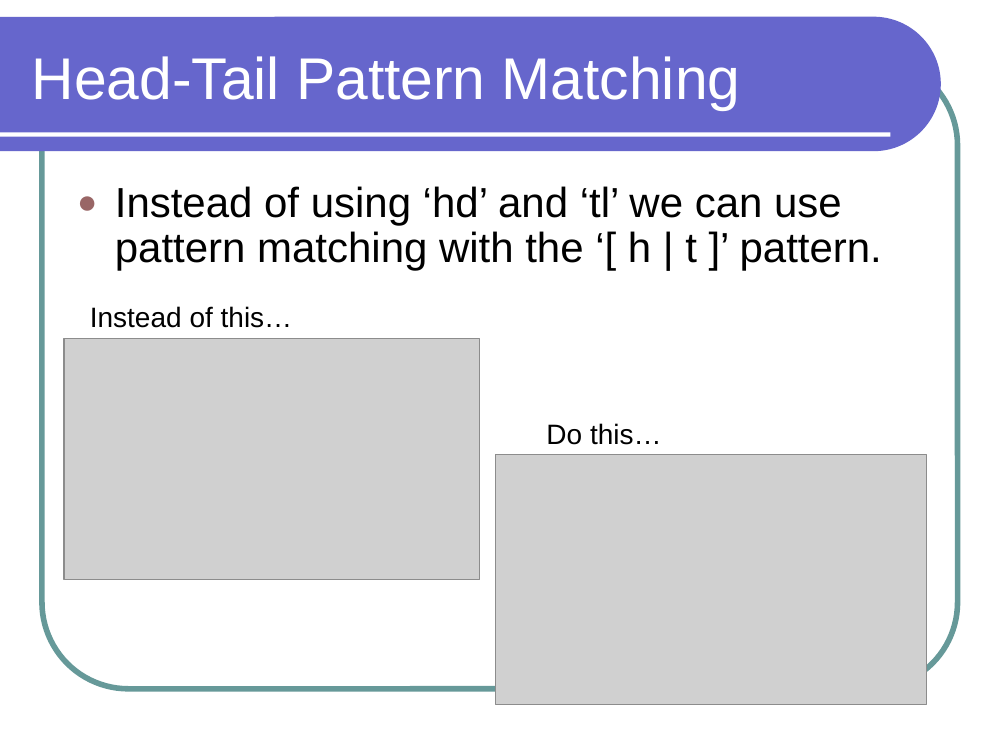
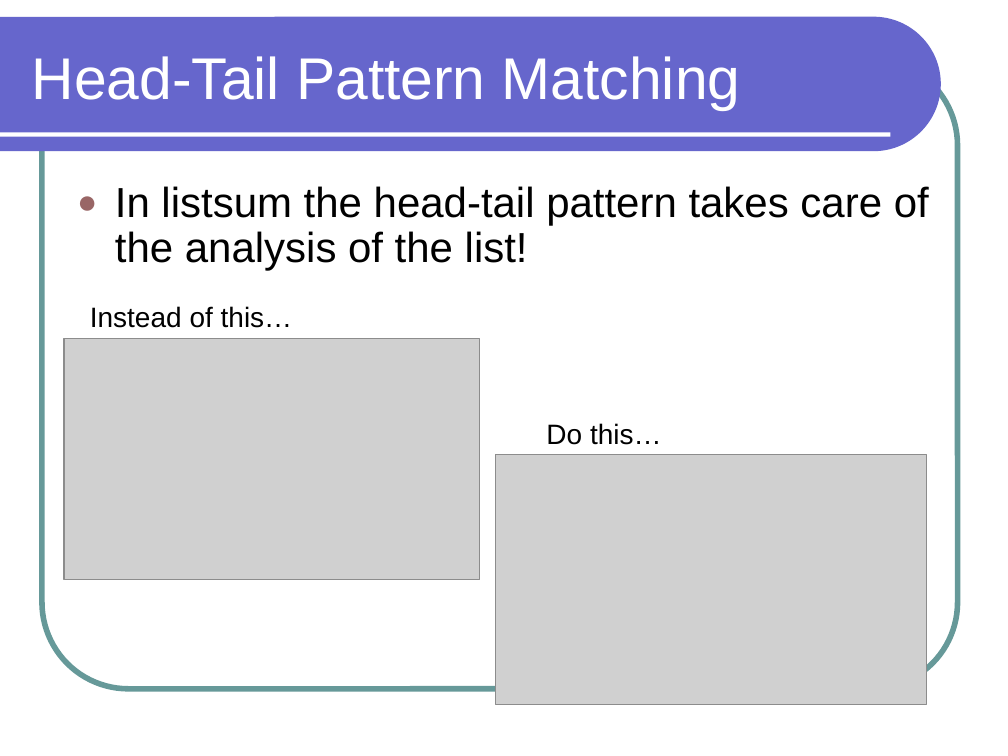
Before and after one commit to lutzhamel/CSC301, a slide deck: slide 15 of notes/csc301-ln013.ppt (slide 13 before the commit). Drawn at 1008x756 pixels with LibreOffice and Linux fonts; fonts in the diff are those of the drawing; grey boxes stand for pictures. Boxes give left, top, right and bottom in pixels: in the first picture for what was removed or moved away, otherwise in the second. Text is boxed around its words. In the diff, an @@ line names an element or a change of style, - is before the commit and + after.

```diff
--- a/notes/csc301-ln013.ppt
+++ b/notes/csc301-ln013.ppt
@@ text at <box>115,186,929,271</box>: text changed @@
-● Instead of using ‘hd’ and ‘tl’ we can use pattern matching with the ‘[ h | t ]’ pattern.
+● In listsum the head-tail pattern takes care of the analysis of the list!
```
Also in this commit, not shown: 7 other slides changed, 7 slides added, 4 other files.
